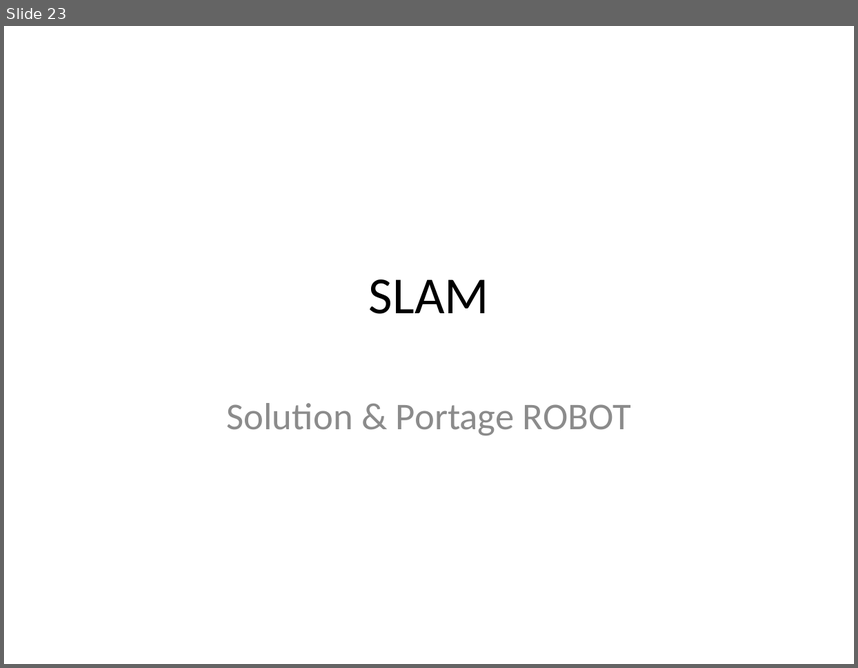
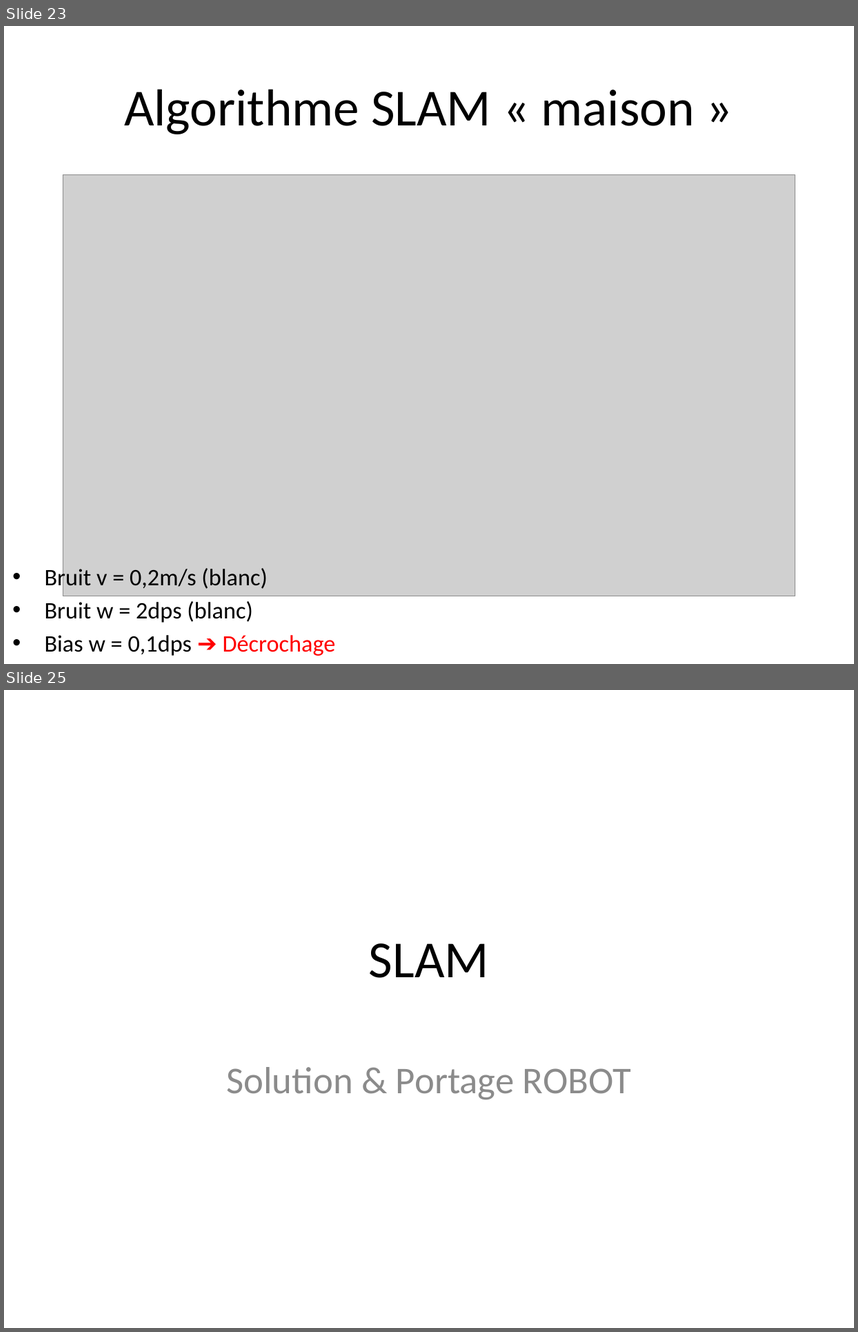
Before and after one commit to pat92fr/Carre92-2020, a slide deck: 60 - Simulator/session SLAM v0.05.pptx. Shown one above the other, each under a label of ours: slide 23 before the commit, slides 23 and 25 after it; the slides between them are not shown. The pictures are 858x668 and 858x1332 pixels, drawn with LibreOffice and Linux fonts; fonts in the diff are those of the drawing; grey boxes stand for pictures. Boxes give left, top, right and bottom in pixels: in the first picture for what was removed or moved away, otherwise in the second. Text is boxed around its words. In the diff, an @@ line names an element or a change of style, - is before the commit and + after.

Commit message:
PR with noise and bias but failure at 5th turn

```diff
--- a/60 - Simulator/session SLAM v0.05.pptx
+++ b/60 - Simulator/session SLAM v0.05.pptx
@@ slide 23 added at [4, 26, 854, 664], background #FFFFFF @@
@@ title added at [124, 89, 695, 134], 44 pt, text #000000 @@
+Algorithme SLAM « maison »
@@ picture added at [63, 175, 795, 595] @@
@@ text added at [45, 566, 336, 655], 20 pt, text #000000 @@
+• Bruit v = 0,2m/s (blanc)
+• Bruit w = 2dps (blanc)
+• Bias w = 0,1dps ➔ Décrochage
@@ what was slide 23 is now slide 25 @@
```
Also in this commit, not shown: 3 slides changed, 1 other slide added, 4 other files.
